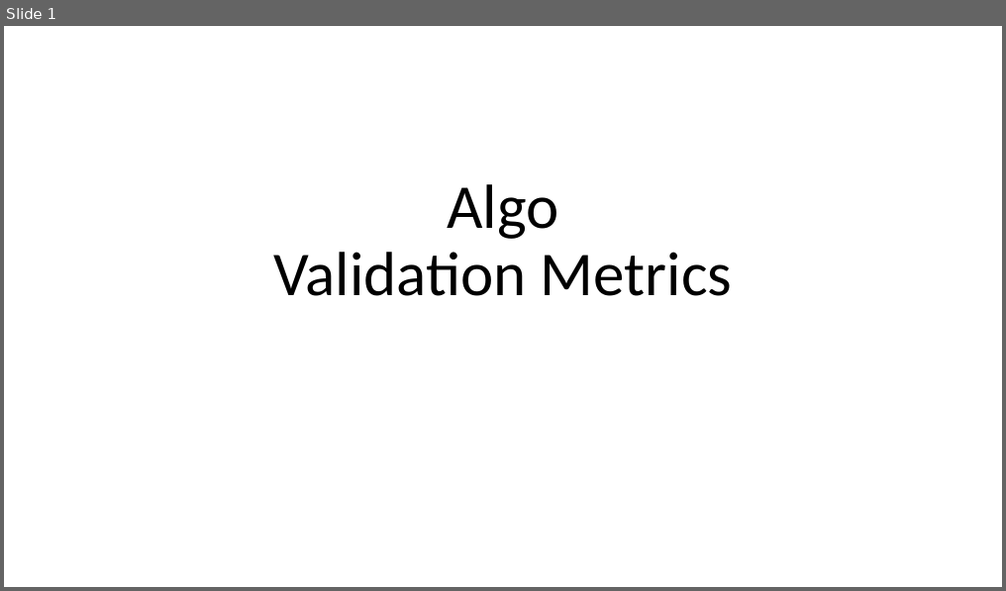
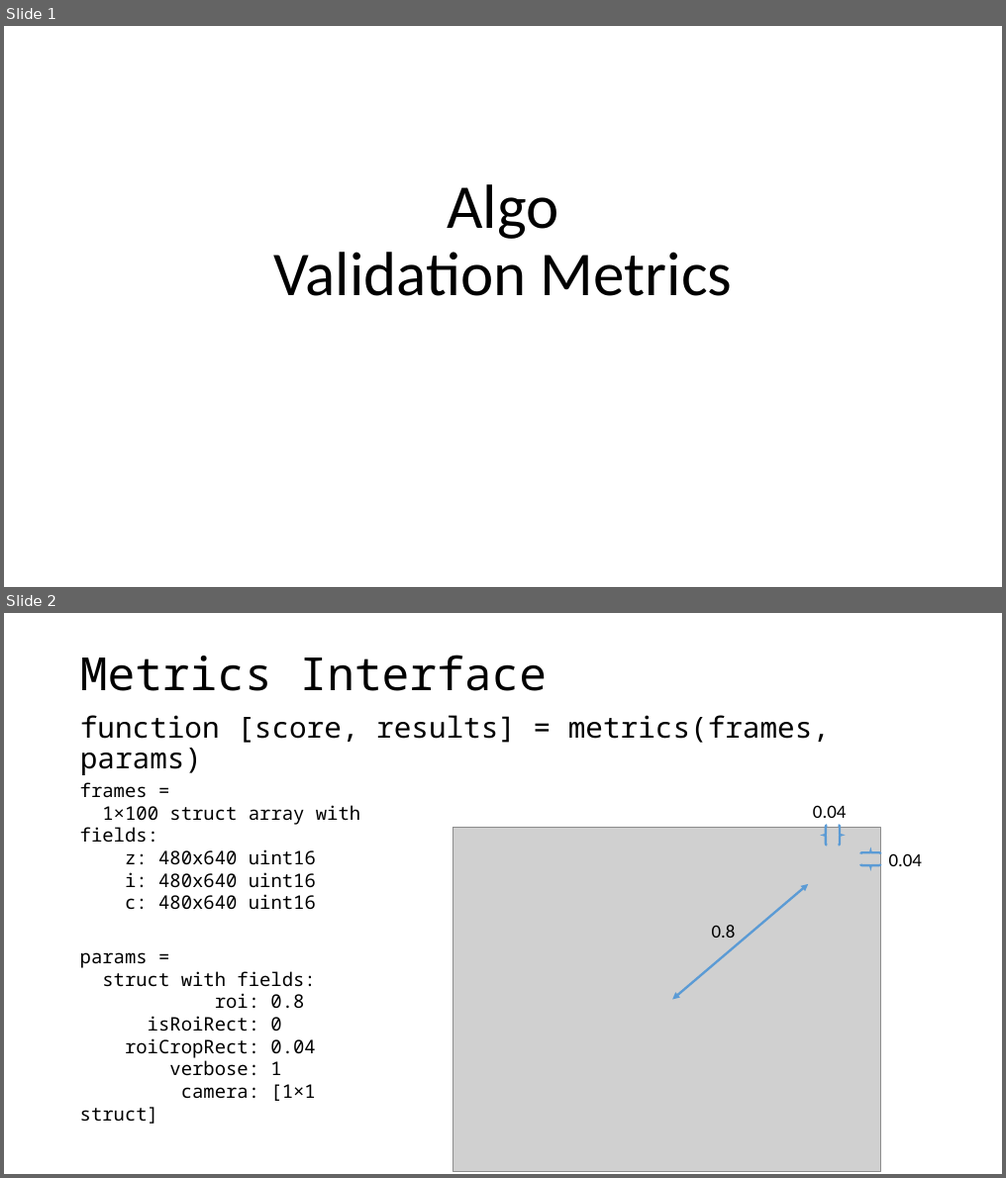
Before and after one commit to aangerma/algo_ivcam2, a slide deck: +Validation/Metrics.pptx. Shown one above the other, each under a label of ours: slide 1 before the commit, slides 1 and 2 after it. The pictures are 1006x591 and 1006x1178 pixels, drawn with LibreOffice and Linux fonts; fonts in the diff are those of the drawing; grey boxes stand for pictures. Boxes give left, top, right and bottom in pixels: in the first picture for what was removed or moved away, otherwise in the second. Text is boxed around its words. In the diff, an @@ line names an element or a change of style, - is before the commit and + after.

```diff
--- a/+Validation/Metrics.pptx
+++ b/+Validation/Metrics.pptx
@@ slide 2 added at [4, 613, 1002, 1174], background #FFFFFF @@
@@ title added at [80, 655, 547, 691], 44 pt, text #000000 @@
+Metrics Interface
@@ text added at [80, 715, 830, 775], 28 pt, text #000000 @@
+function [score, results] = metrics(frames, params)
@@ text added at [80, 782, 360, 910], 18 pt, text #000000 @@
+frames =
+1×100 struct array with fields:
+z: 480x640 uint16
+i: 480x640 uint16
+c: 480x640 uint16
@@ group added at [453, 805, 922, 1172]: 3 texts, 2 brace pairs, 1 picture, 1 double arrow @@
+0.8
+0.04
+0.04
@@ text added at [80, 953, 315, 1101], 18 pt, text #000000 @@
+params =
+struct with fields:
+roi: 0.8
+isRoiRect: 0
+roiCropRect: 0.04
+verbose: 1
+camera: [1×1 struct]
```
Also in this commit, not shown: 2 slides changed, 4 other slides added.
